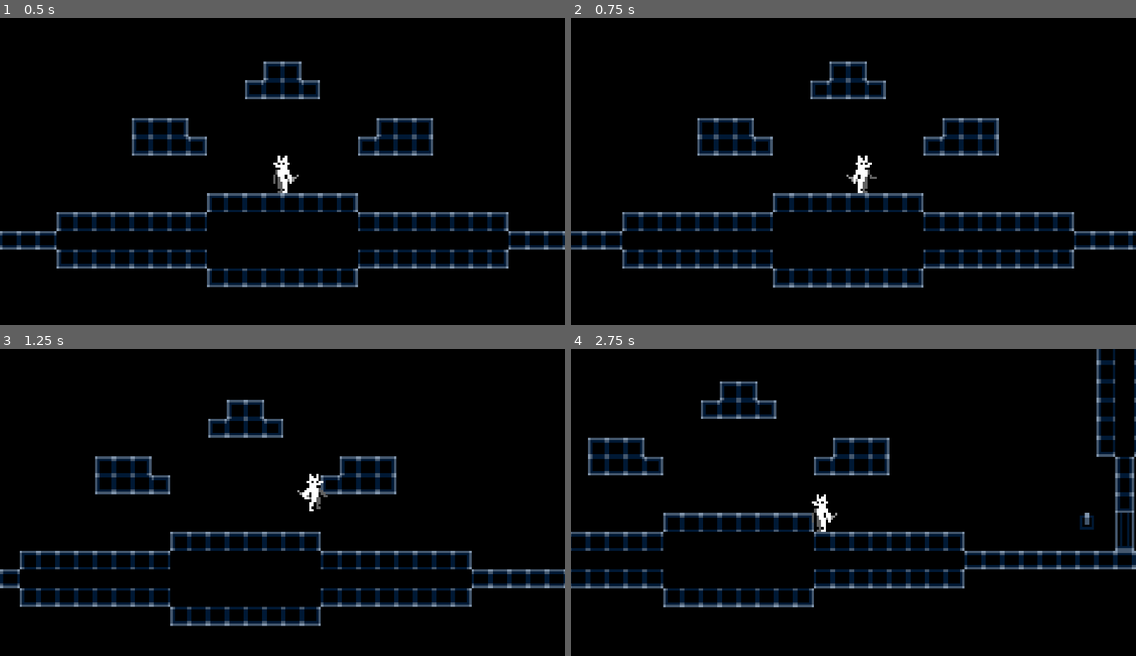
Above: before the commit, frames 1-4 (two rows, left to right).
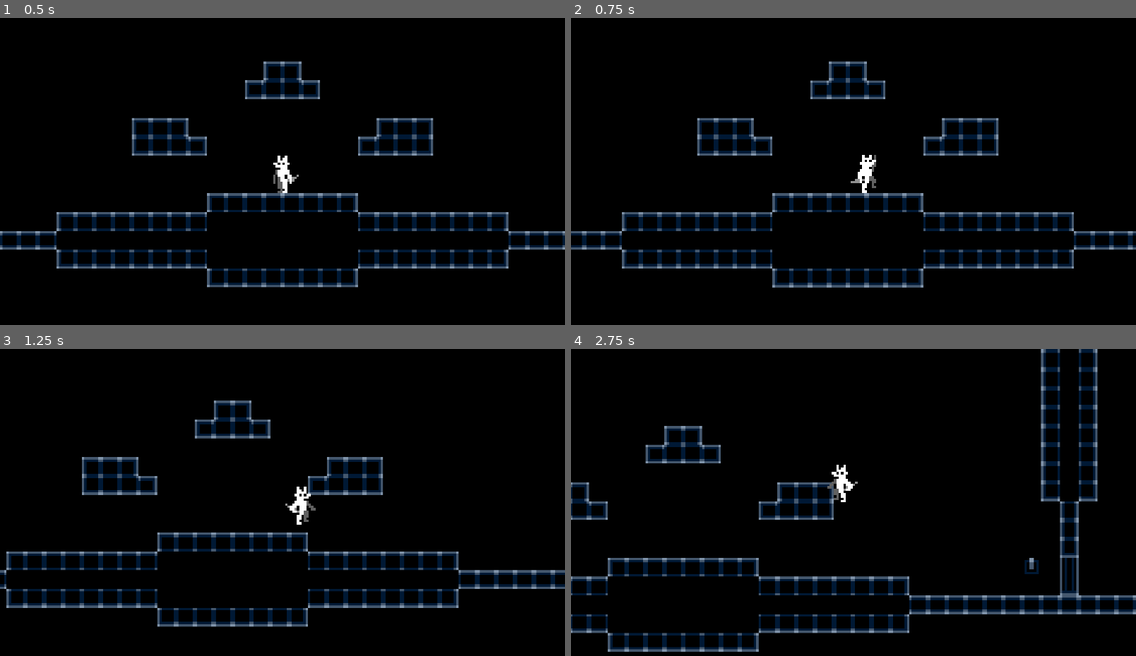
Above: after the commit, the same moments.

Repository: AdrienS16/Game-Jam-Game
Game: Godot game, scene res://main.tscn
Two runs of this game, one before a commit and one after it. Both use one fixed random seed, a clock stepped at 60 frames per second and the inputs below.
Inputs (mouse positions are in pixels of both pictures, inside the frame that each line leads up to):
- Up to frame 1 (0.5 s): no input
- Up to frame 2 (0.75 s): tap Enter at 0.5 s; move the mouse to (977, 162) at 0.52 s; hold D (move_right) from 0.53 s (still down); tap E (interact) at 0.6 s; click (977, 162) at 0.67 s
- Up to frame 3 (1.25 s): keep holding D (move_right); tap W (jump) at 0.77, 0.8, 1.07 s
- Up to frame 4 (2.75 s): move the mouse to (740, 523) at 1.27 s; tap W (jump) at 1.35, 1.52, 1.82, 2.3 s; click (740, 523) at 1.42 s; tap E (interact) at 1.55, 2.1 s; move the mouse to (910, 438) at 2.02 s; release D (move_right) at 2.03 s; hold A (move_left) from 2.03 s (still down); click (910, 438) at 2.17 s

Frame 1 is identical in both runs. In frame 2, 0.8% of the frame differs, in the area x 2-99%, y 14-88%; in frame 3, 11%; in frame 4, 19%, in the area x 0-100%, y 0-99%.

Commit message:
Added very very rudimentary grappling (no points or visuals yet)

Diff:
--- a/main.tscn
+++ b/main.tscn
@@ -22,6 +22,7 @@
 
 [node name="Player" parent="." unique_id=1804839302 instance=ExtResource("3_h2yge")]
 position = Vector2(0, -7)
+grapple_accel = 11.18
 
 [node name="Lever" parent="." unique_id=276326407 instance=ExtResource("4_1bvp3")]
 position = Vector2(148, 4)
--- a/scenes/player.tscn
+++ b/scenes/player.tscn
@@ -10,21 +10,21 @@
 [sub_resource type="CircleShape2D" id="CircleShape2D_g2els"]
 radius = 4.0
 
-[node name="CharacterBody2D" type="CharacterBody2D" groups=["player"]]
+[node name="CharacterBody2D" type="CharacterBody2D" unique_id=1263074659 groups=["player"]]
 script = ExtResource("1_g2els")
 
-[node name="CollisionShape2D" type="CollisionShape2D" parent="."]
+[node name="CollisionShape2D" type="CollisionShape2D" parent="." unique_id=497930112]
 shape = SubResource("CapsuleShape2D_1bvp3")
 
-[node name="InteractBox" type="Area2D" parent="."]
+[node name="InteractBox" type="Area2D" parent="." unique_id=883114772]
 position = Vector2(-4, -1)
 collision_layer = 0
 collision_mask = 2
 
-[node name="CollisionShape2D" type="CollisionShape2D" parent="InteractBox"]
+[node name="CollisionShape2D" type="CollisionShape2D" parent="InteractBox" unique_id=2135700740]
 shape = SubResource("CircleShape2D_g2els")
 
-[node name="Sprite" type="Sprite2D" parent="."]
+[node name="Sprite" type="Sprite2D" parent="." unique_id=628082236]
 position = Vector2(0, -1)
 texture = ExtResource("2_qhqgy")
 hframes = 8
--- a/scripts/player.gd
+++ b/scripts/player.gd
@@ -3,9 +3,14 @@
 @export var speed := 75.0
 @export var jump_speed := 160.0
 @export var gravity := 350.0
+@export var grapple_accel := 1.0
 
 var facing_right = false
 var interacting = false
+var grappling = false
+
+var grappleTarget = Vector2(0, 0)
+var grappleDelta = Vector2(0, 0)
 
 func _process(delta: float) -> void:
 	# Handle movement
@@ -13,27 +18,49 @@
 	if interacting:
 		input = 0
 
-	velocity.x = input * speed
+	if (not grappling):
+		velocity.x = input * speed
 
-	# Handle jumping
-	velocity.y += gravity * delta
-	if Input.is_action_just_pressed("jump"):
-		if is_on_floor() and not interacting:
-			velocity.y = -jump_speed
-	if Input.is_action_just_released("jump"):
-		if velocity.y < 0:
-			velocity.y = 0
+		# Handle jumping
+		velocity.y += gravity * delta
+		if Input.is_action_just_pressed("jump"):
+			if is_on_floor() and not interacting:
+				velocity.y = -jump_speed
+		if Input.is_action_just_released("jump"):
+			if velocity.y < 0:
+				velocity.y = 0
 
-	# To make something interactable, make sure it's a collision object (can be body or area),
-	# make sure it's on collision layer 2, and make sure it has a function called 'interact()'
-	if Input.is_action_just_pressed("interact"):
-		if is_on_floor() and not interacting:
-			interact()
+		# To make something interactable, make sure it's a collision object (can be body or area),
+		# make sure it's on collision layer 2, and make sure it has a function called 'interact()'
+		if Input.is_action_just_pressed("interact"):
+			if is_on_floor() and not interacting:
+				interact()
+
+	#Handle grapple
+	if Input.is_mouse_button_pressed(MOUSE_BUTTON_LEFT):
+		if (not grappling):
+			grappling = true
+			grappleTarget = get_global_mouse_position()
+
+	#Calculate grapple if grappling
+	if (grappling):
+		calculate_grapple()
 
 	move_and_slide()
-
 	update_sprite()
 
+
+func calculate_grapple():
+	var newDelta = grappleTarget - position
+	if (grappleDelta != Vector2(0, 0) and (sign(newDelta.x) != sign(grappleDelta.x) or sign(newDelta.y) != sign(grappleDelta.y))):
+		grappling = false
+		velocity = Vector2(0, 0)
+		grappleDelta = Vector2(0, 0)
+		return
+
+	grappleDelta = newDelta
+	var grappleAmount = grappleDelta.normalized() * grapple_accel
+	velocity += grappleAmount;
 
 func update_sprite():
 	var input = Input.get_axis("move_left", "move_right")
Not shown: 1 places in scenes/player.tscn that only renumber resources
